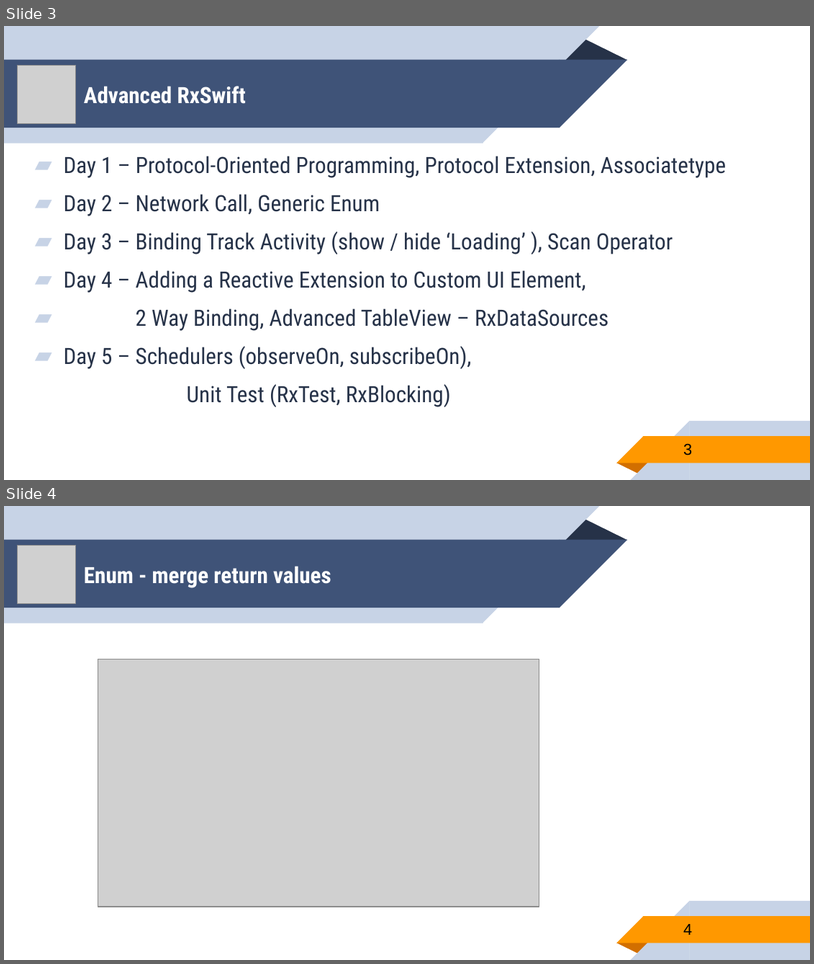
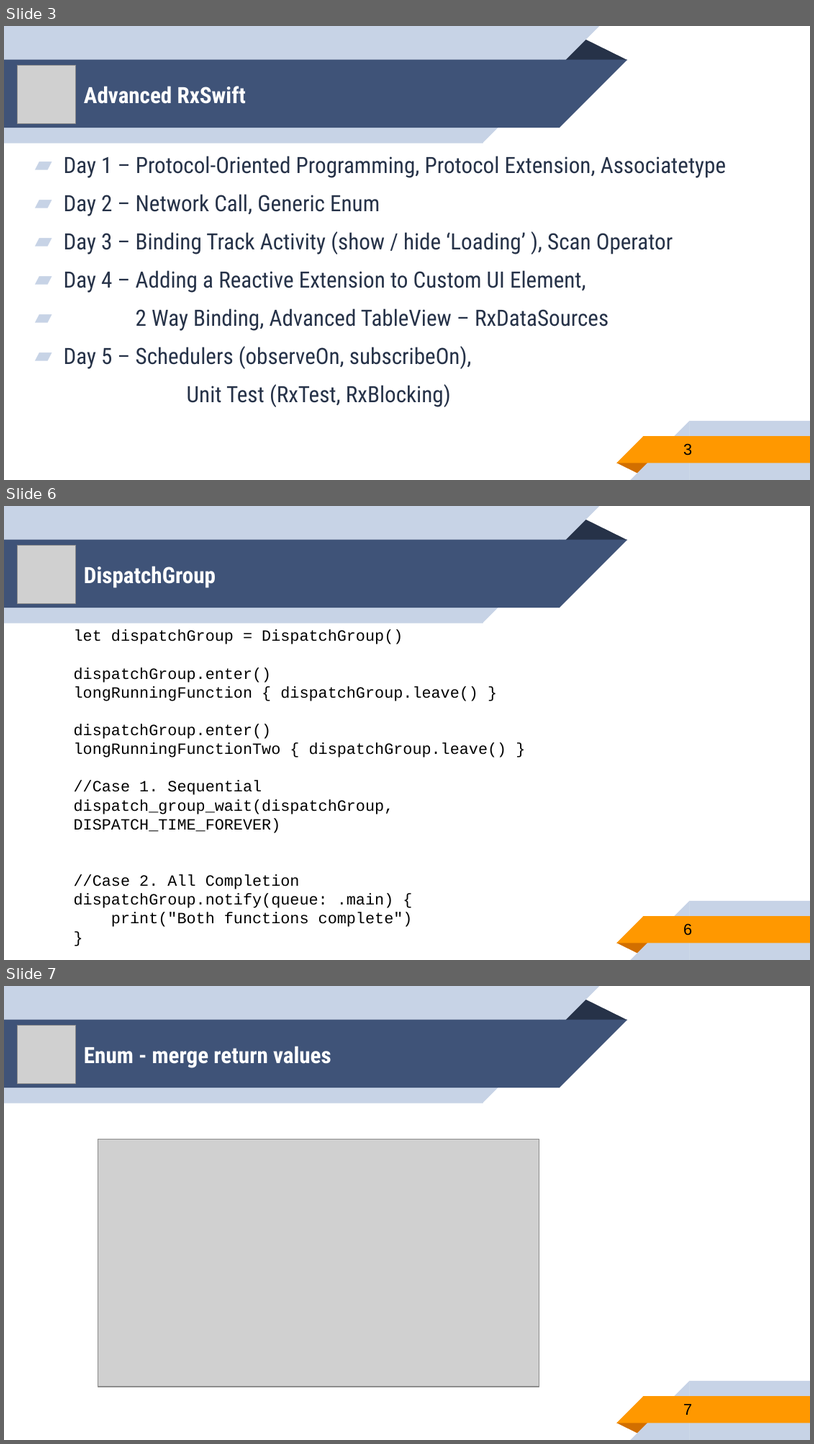
Before and after one commit to younghwankim/RxSwiftClass, a slide deck: RxSwiftBasics/day4/RxSwiftBasics4.pptx. Shown one above the other, each under a label of ours: slides 3 and 4 before the commit, slides 3, 6 and 7 after it; the slides between them are not shown. The pictures are 814x964 and 814x1444 pixels, drawn with LibreOffice and Linux fonts; fonts in the diff are those of the drawing; grey boxes stand for pictures. Boxes give left, top, right and bottom in pixels: in the first picture for what was removed or moved away, otherwise in the second. Text is boxed around its words. In the diff, an @@ line names an element or a change of style, - is before the commit and + after.

Commit message:
Add dispatchgroup and operation

```diff
--- a/RxSwiftBasics/day4/RxSwiftBasics4.pptx
+++ b/RxSwiftBasics/day4/RxSwiftBasics4.pptx
@@ slide 6 added at (4, 506, 810, 960), background #FFFFFF; not listed: 10 template elements that a slide beside it also shows @@
@@ picture added at (18, 545, 77, 604) @@
@@ title added at (84, 566, 216, 588), 20 pt, text #FFFFFF, bold @@
+DispatchGroup
@@ text added at (74, 630, 507, 926), 14 pt, text #000000 @@
+let dispatchGroup = DispatchGroup()
+dispatchGroup.enter()
+longRunningFunction { dispatchGroup.leave() }
+dispatchGroup.enter()
+longRunningFunctionTwo { dispatchGroup.leave() }
+//Case 1. Sequential
+dispatch_group_wait(dispatchGroup, DISPATCH_TIME_FOREVER)
+//Case 2. All Completion
+dispatchGroup.notify(queue: .main) {
+print("Both functions complete")
+}
@@ page number added at (684, 923, 692, 935), 14 pt, text #000000 @@
+6
@@ what was slide 4 is now slide 7 @@
@@ page number at (684, 1404, 692, 1414): text changed @@
-4
+7
```
Also in this commit, not shown: 2 other slides added, 1 other file.
